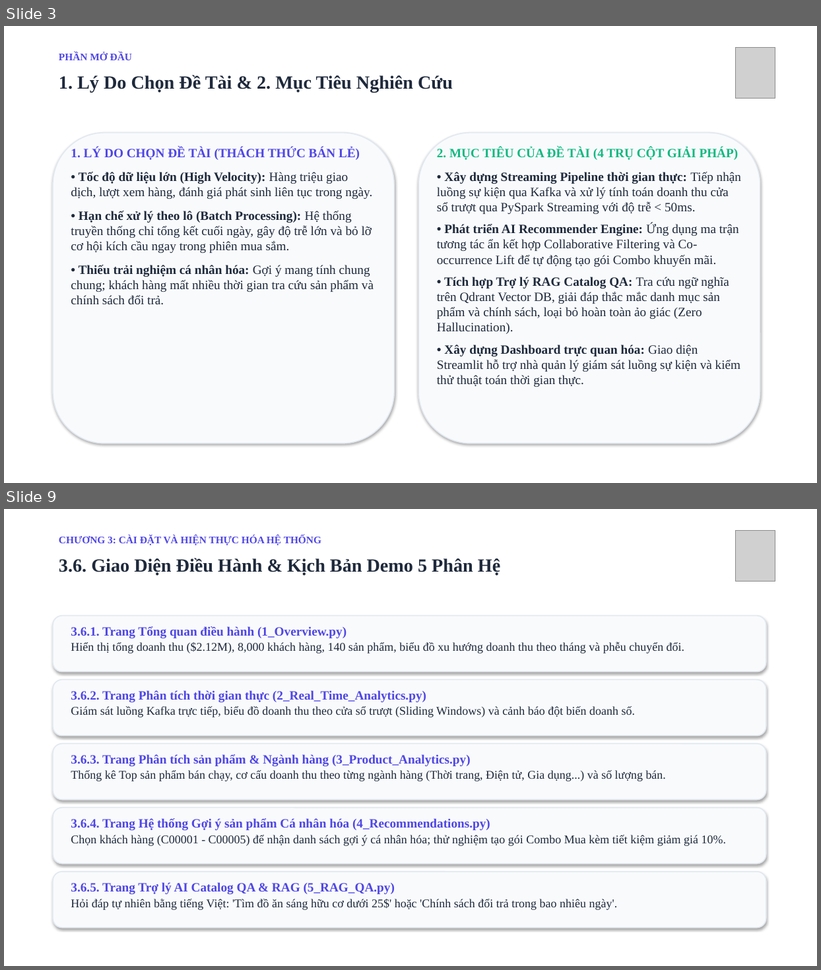
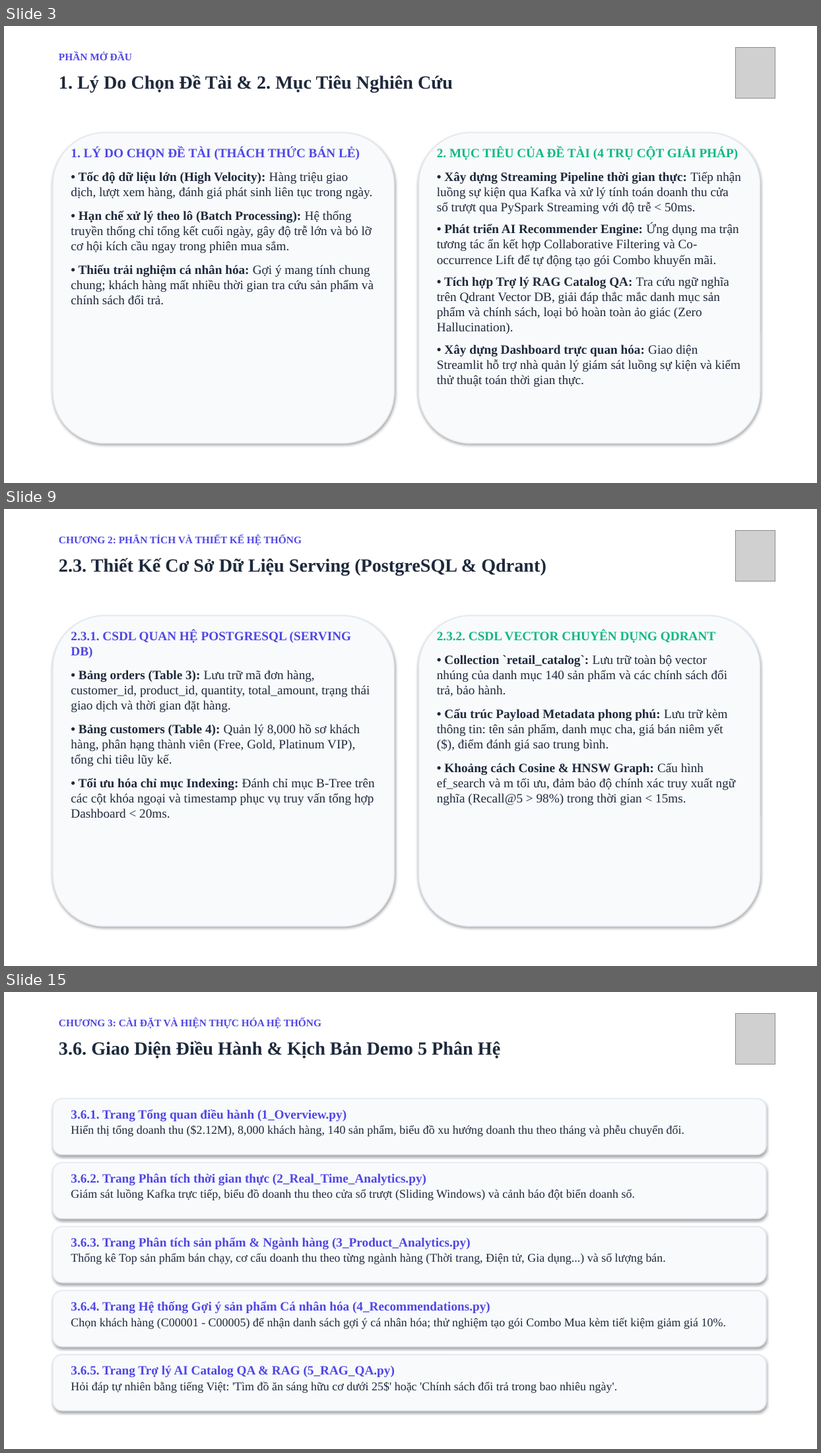
Before and after one commit to linhle100905/real-time-retail-analytics-platform, a slide deck: docs/Bao_Cao_Thuyet_Trinh_Do_An_Full.pptx. Shown one above the other, each under a label of ours: slides 3 and 9 before the commit, slides 3, 9 and 15 after it; the slides between them are not shown. The pictures are 821x970 and 821x1453 pixels, drawn with LibreOffice and Linux fonts; fonts in the diff are those of the drawing; grey boxes stand for pictures. Boxes give left, top, right and bottom in pixels: in the first picture for what was removed or moved away, otherwise in the second. Text is boxed around its words. In the diff, an @@ line names an element or a change of style, - is before the commit and + after.

```diff
--- a/docs/Bao_Cao_Thuyet_Trinh_Do_An_Full.pptx
+++ b/docs/Bao_Cao_Thuyet_Trinh_Do_An_Full.pptx
@@ slide 9 added at (4,509,817,966), background #FFFFFF @@
@@ text added at (59,535,302,545), 12 pt, text #4F46E5, bold @@
+CHƯƠNG 2: PHÂN TÍCH VÀ THIẾT KẾ HỆ THỐNG
@@ picture added at (736,530,776,582) @@
@@ text added at (59,558,547,575), 22 pt, text #1E293B, bold @@
+2.3. Thiết Kế Cơ Sở Dữ Liệu Serving (PostgreSQL & Qdrant)
@@ rounded rectangle added at (53,616,395,927), fill #F8FAFC, outline #E2E8F0 1.2 pt @@
@@ rounded rectangle added at (418,616,760,927), fill #F8FAFC, outline #E2E8F0 1.2 pt @@
@@ text added at (71,630,375,818), 15 pt, text #1E293B @@
+2.3.1. CSDL QUAN HỆ POSTGRESQL (SERVING DB)
+• Bảng orders (Table 3): Lưu trữ mã đơn hàng, customer_id, product_id, quantity, total_amount, trạng thái giao dịch và thời gian đặt hàng.
+• Bảng customers (Table 4): Quản lý 8,000 hồ sơ khách hàng, phân hạng thành viên (Free, Gold, Platinum VIP), tổng chi tiêu lũy kế.
+• Tối ưu hóa chỉ mục Indexing: Đánh chỉ mục B-Tree trên các cột khóa ngoại và timestamp phục vụ truy vấn tổng hợp Dashboard < 20ms.
@@ text added at (437,630,736,805), 15 pt, text #1E293B @@
+2.3.2. CSDL VECTOR CHUYÊN DỤNG QDRANT
+• Collection `retail_catalog`: Lưu trữ toàn bộ vector nhúng của danh mục 140 sản phẩm và các chính sách đổi trả, bảo hành.
+• Cấu trúc Payload Metadata phong phú: Lưu trữ kèm thông tin: tên sản phẩm, danh mục cha, giá bán niêm yết ($), điểm đánh giá sao trung bình.
+• Khoảng cách Cosine & HNSW Graph: Cấu hình ef_search và m tối ưu, đảm bảo độ chính xác truy xuất ngữ nghĩa (Recall@5 > 98%) trong thời gian < 15ms.
@@ what was slide 9 is now slide 15 @@
```
Also in this commit, not shown: 5 slides changed, 7 other slides added, 2 slides removed.
